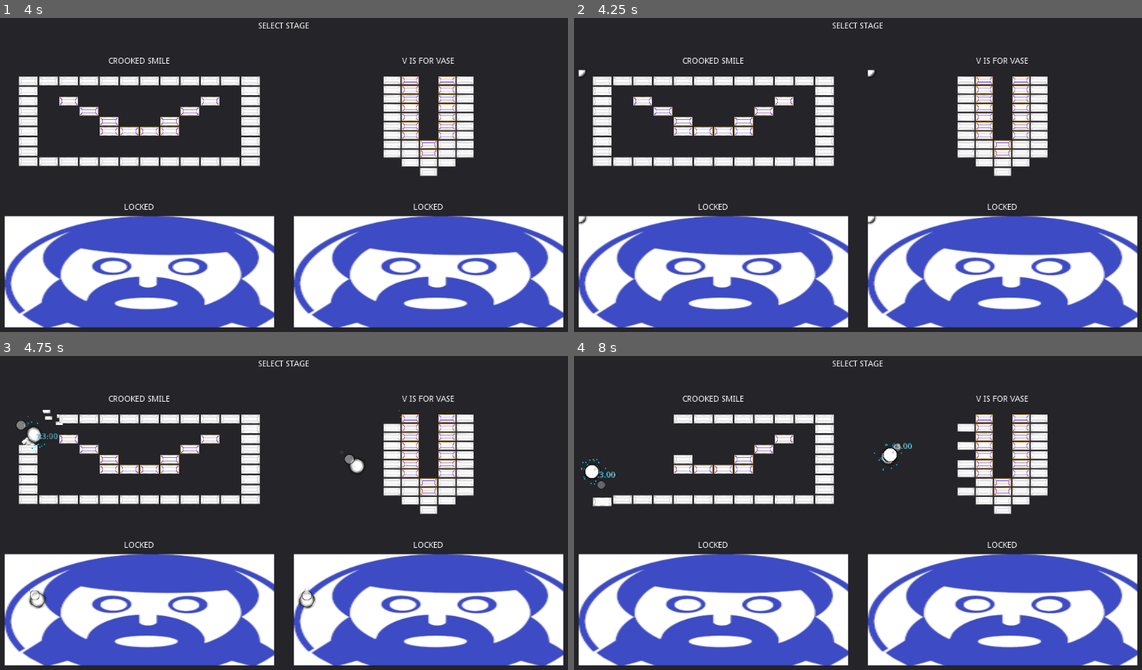
Above: before the commit, frames 1-4 (two rows, left to right).
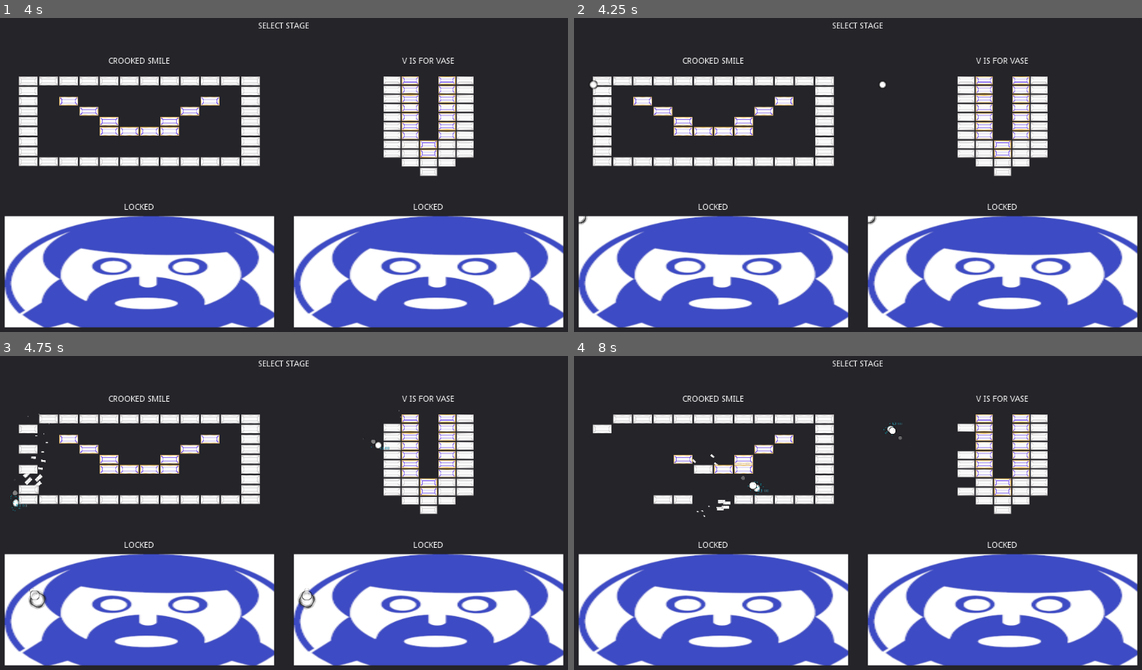
Above: after the commit, the same moments.

Repository: Anatolij-Grigorjev/Breakout4Godot
Game: Godot game, scene res://menus/StageSelectMenu.tscn
Same seed, same stepped clock (60 frames per second), same inputs: the game is played once before the commit and once after it. This scene is started directly instead of the project's main scene.
Inputs (mouse positions are in pixels of both pictures, inside the frame that each line leads up to):
- Up to frame 1 (4 s): tap Enter (ui_accept) at 0.5, 0.77, 1.25, 2, 2.75, 3.5, 3.77 s; move the mouse to (414, 156) at 0.52 s; hold Right (paddle_right) 0.53-1.25 s; tap Space (paddle_launch_ball) at 0.6, 3.6 s; click (414, 156) at 0.67 s; drag from (164, 190) to (255, 244) at 1.27 s; move the mouse to (346, 96) at 2.02 s; hold Right (paddle_right) 2.03-2.75 s; tap Alt at 2.1 s; drag from (255, 244) to (102, 118) at 2.77 s; move the mouse to (465, 225) at 3.52 s; hold Left (paddle_left) from 3.53 s (still down)
- Up to frame 2 (4.25 s): keep holding Left (paddle_left); tap B (debug1) at 4.15 s
- Up to frame 3 (4.75 s): release Left (paddle_left) at 4.25 s; tap Enter (ui_accept) at 4.25 s; drag from (102, 456) to (193, 421) at 4.27 s
- Up to frame 4 (8 s): move the mouse to (886, 509) at 5.02 s; hold Left (paddle_left) 5.03-5.75 s; tap Alt at 5.1 s; click (886, 509) at 5.17 s; drag from (767, 421) to (738, 528) at 5.77 s; move the mouse to (988, 494) at 6.52 s; hold Right (paddle_right) 6.53-7.25 s; tap Space (paddle_launch_ball) at 6.6 s; tap Enter (ui_accept) at 6.77 s; drag from (738, 528) to (829, 582) at 7.27 s

Frame 1 is identical in both runs. In frame 2, 0.1% of the frame differs, in the area x 0-55%, y 16-23%; in frame 3, 0.8%; in frame 4, 1.8%, in the area x 1-71%, y 18-52%.

Commit message:
add more flexibility in stage select ball, + scale support for trail

Diff:
--- a/game/ball/BallTrail.tscn
+++ b/game/ball/BallTrail.tscn
@@ -28,13 +28,25 @@
 "update": 0,
 "values": [ Vector2( 1, 1 ) ]
 }
+tracks/2/type = "value"
+tracks/2/path = NodePath("Sprite:modulate")
+tracks/2/interp = 1
+tracks/2/loop_wrap = true
+tracks/2/imported = false
+tracks/2/enabled = true
+tracks/2/keys = {
+"times": PoolRealArray( 0 ),
+"transitions": PoolRealArray( 1 ),
+"update": 0,
+"values": [ Color( 1, 1, 1, 1 ) ]
+}
 
 [sub_resource type="Animation" id=2]
 resource_name = "fade"
 length = 0.25
 step = 0.05
 tracks/0/type = "value"
-tracks/0/path = NodePath(".:self_modulate")
+tracks/0/path = NodePath("Sprite:self_modulate")
 tracks/0/interp = 1
 tracks/0/loop_wrap = true
 tracks/0/imported = false
@@ -60,7 +72,7 @@
 } ]
 }
 tracks/2/type = "value"
-tracks/2/path = NodePath(".:scale")
+tracks/2/path = NodePath("Sprite:scale")
 tracks/2/interp = 1
 tracks/2/loop_wrap = true
 tracks/2/imported = false
@@ -72,11 +84,18 @@
 "values": [ Vector2( 1, 1 ), Vector2( 0, 0 ) ]
 }
 
-[node name="BallTrail" type="Sprite"]
+[node name="BallTrail" type="Node2D"]
+show_behind_parent = true
+
+[node name="Sprite" type="Sprite" parent="."]
 show_behind_parent = true
 texture = ExtResource( 1 )
+__meta__ = {
+"_editor_description_": ""
+}
 
-[node name="AnimationPlayer" type="AnimationPlayer" parent="."]
+[node name="AnimationPlayer" type="AnimationPlayer" parent="Sprite"]
+root_node = NodePath("../..")
 autoplay = "fade"
 anims/RESET = SubResource( 1 )
 anims/fade = SubResource( 2 )
--- a/game/ball/BallTrailMaker.gd
+++ b/game/ball/BallTrailMaker.gd
@@ -17,6 +17,8 @@
 func _on_trail_gen_timeout():
 
 	var ball_trail = ball_trail_scene.instance()
+	#make sure trail is of same size as ball
+	ball_trail.scale = ball.scale
 	ball_trail.global_position = ball.global_position
 	ball.get_parent().add_child(ball_trail)
 
--- a/game/menus/StageSelectBlock.gd
+++ b/game/menus/StageSelectBlock.gd
@@ -7,6 +7,7 @@
 const BallScn = preload("res://ball/Ball.tscn")
 
 export(PackedScene) var stage_bricks
+export(Vector2) var ball_position = Vector2.ZERO
 export(String) var stage_title setget _set_title_label
 
 onready var preview_window: Viewport = $Panel/MarginContainer/VBoxContainer/ViewportContainer/Viewport
@@ -20,6 +21,7 @@
 
 var bricks: BricksMap
 var ball: Ball
+var elements_scale_factor: float = 1.0
 
 func _ready():
 	_set_title_label(stage_title)
@@ -29,18 +31,23 @@
 	placeholder_graphic.queue_free()
 	preview_window.add_child(bricks)
 	call_deferred("_center_in_viewport", preview_window, bricks)
+	call_deferred("_position_barriers_in_viewport", preview_window)
 
 
 func _center_in_viewport(viewport: Viewport, bricks: BricksMap):
 
-	var scale_factor = _get_bricks_scale_factor(viewport, bricks)
+	elements_scale_factor = _get_bricks_scale_factor(viewport, bricks)
 	var bricks_orig_size = bricks.get_used_rect().size * bricks.cell_size
-	var bricks_size = bricks_orig_size * scale_factor
+	var bricks_size = bricks_orig_size * elements_scale_factor
 	var viewport_size = viewport.get_visible_rect().size
-	bricks.scale *= scale_factor
+	bricks.scale *= elements_scale_factor
 	bricks.global_position = viewport_size / 2 - bricks_size / 2
 	#aligned to vertical top
 	bricks.global_position.y = 10
+
+
+func _position_barriers_in_viewport(viewport: Viewport):
+	var viewport_size = viewport.get_visible_rect().size
 	#place barriers
 	barrier_left.position.x = -10
 	barrier_top.position.y = -10
@@ -62,6 +69,8 @@
 	_clear_ball()
 	ball = BallScn.instance()
 	preview_window.add_child(ball)
+	ball.scale *= elements_scale_factor
+	ball.position = ball_position
 	ball.direction = Utils.randomPoint(1.0, 1.0)
 	ball.speedup_ball_by_amount(ball.speed_additive_for_coef(5.0))
 
--- a/game/menus/StageSelectMenu.tscn
+++ b/game/menus/StageSelectMenu.tscn
@@ -51,6 +51,7 @@
 size_flags_horizontal = 3
 size_flags_vertical = 3
 stage_bricks = ExtResource( 2 )
+ball_position = Vector2( 25, 25 )
 stage_title = "Crooked Smile"
 
 [node name="StageSelectBlock2" parent="Panel/MarginContainer/VBoxContainer/GridContainer" instance=ExtResource( 1 )]
@@ -61,6 +62,7 @@
 margin_bottom = 245.0
 size_flags_horizontal = 3
 size_flags_vertical = 3
+ball_position = Vector2( 25, 25 )
 stage_title = "V is for Vase"
 
 [node name="StageSelectBlock3" parent="Panel/MarginContainer/VBoxContainer/GridContainer" instance=ExtResource( 1 )]
